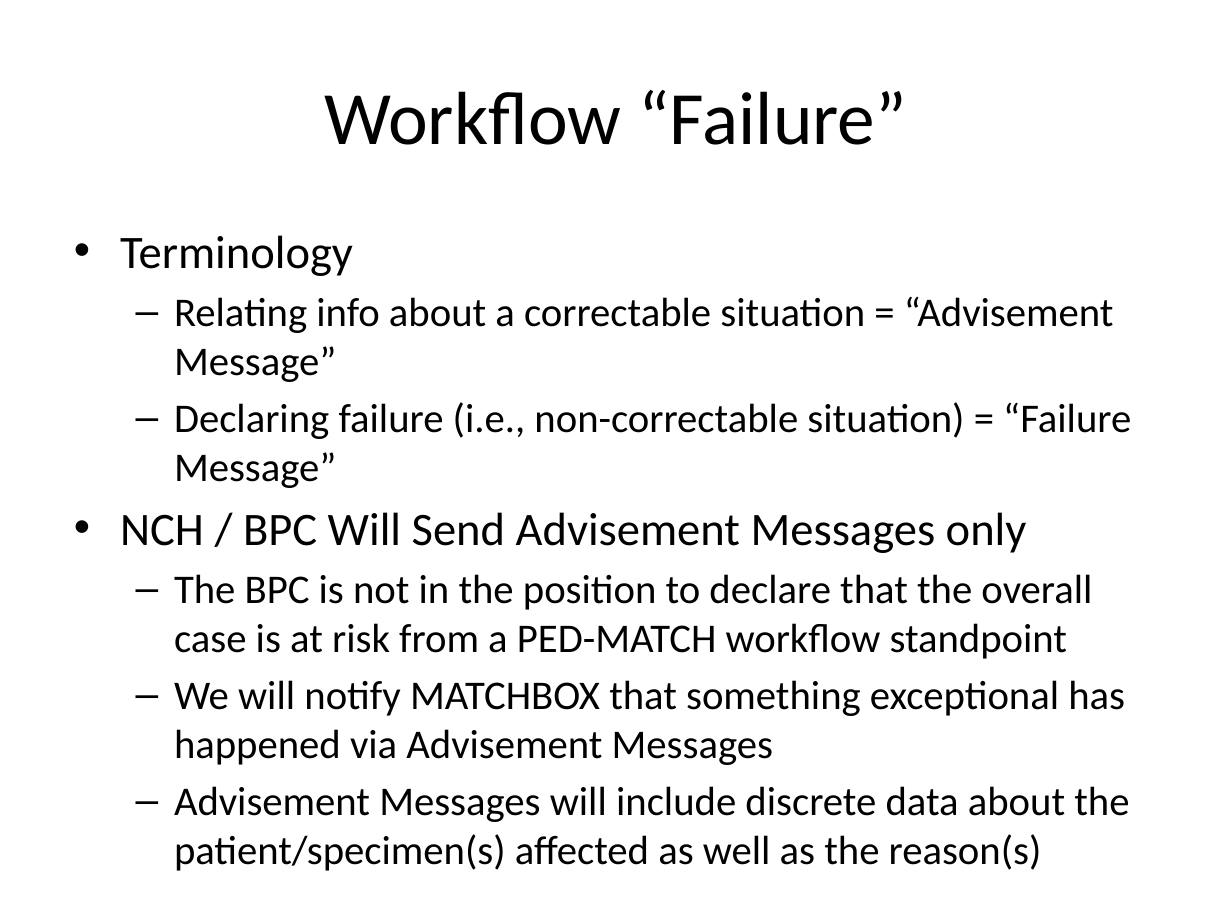
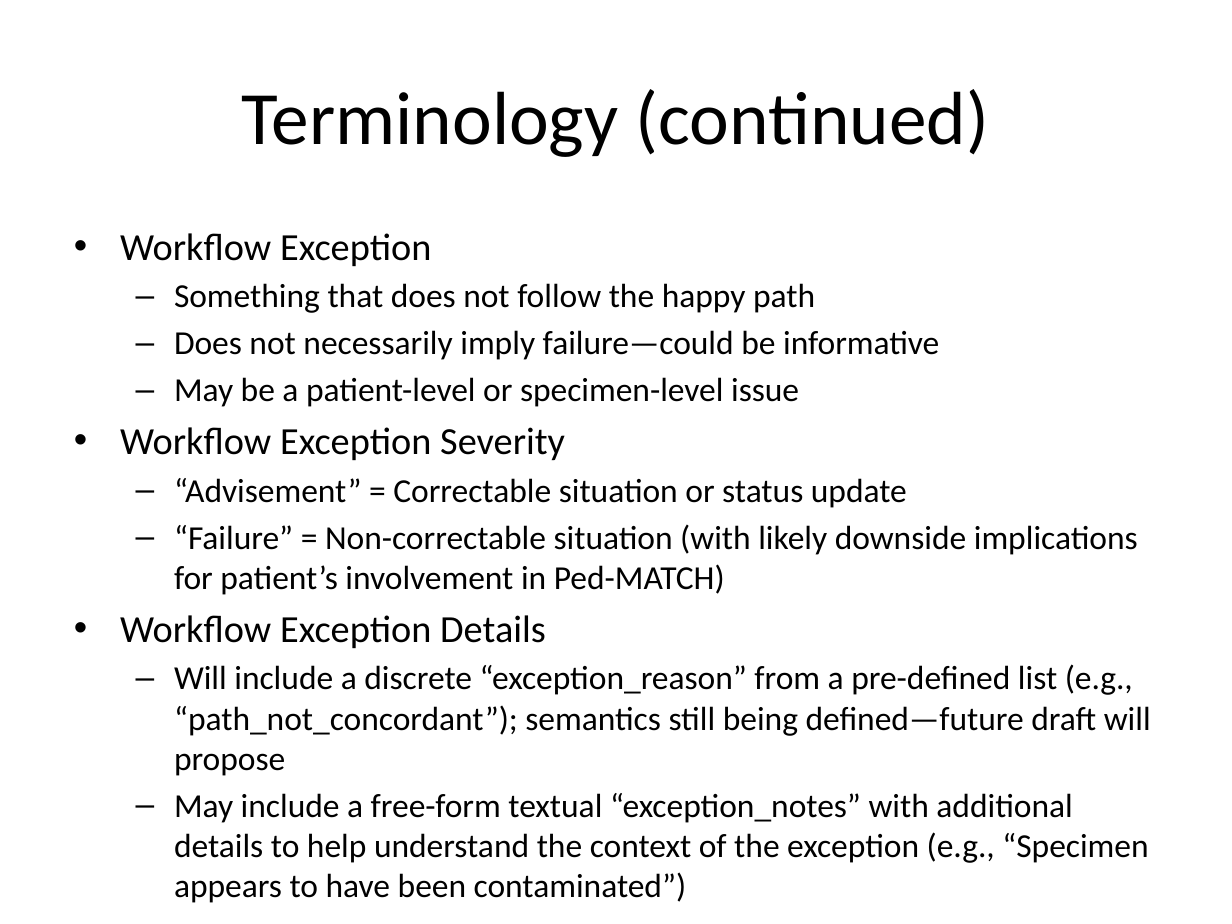
Before and after one commit to NCH-BPC-Informatics/pedmatch-arch-docs, a slide deck: slide 9 of NCH-PEDMATCH - Integration Walkthrough.pptx (slide 10 before the commit). Drawn at 1232x924 pixels with LibreOffice and Linux fonts; fonts in the diff are those of the drawing. Boxes give left, top, right and bottom in pixels: in the first picture for what was removed or moved away, otherwise in the second. Text is boxed around its words. In the diff, an @@ line names an element or a change of style, - is before the commit and + after.

Commit message:
Workflow Exception draft content
Defines initial workflow exception JSON object model; Powerpoint slides for describing failure vs. advisement; Initial exception categories/reasons

```diff
--- a/NCH-PEDMATCH - Integration Walkthrough.pptx
+++ b/NCH-PEDMATCH - Integration Walkthrough.pptx
@@ title at (x1=242, y1=89, x2=988, y2=157): text changed @@
-Workflow “Failure”
+Terminology (continued)
@@ text at (x1=120, y1=233, x2=1151, y2=903): text changed; size 23.8 to 19.6 pt @@
-• Terminology
-  – Relating info about a correctable situation = “Advisement Message”
-  – Declaring failure (i.e., non-correctable situation) = “Failure Message”
-• NCH / BPC Will Send Advisement Messages only
-  – The BPC is not in the position to declare that the overall case is at risk from a PED-MATCH workflow standpoint
-  – We will notify MATCHBOX that something exceptional has happened via Advisement Messages
-  – Advisement Messages will include discrete data about the patient/specimen(s) affected as well as the reason(s)
+• Workflow Exception
+  – Something that does not follow the happy path
+  – Does not necessarily imply failure—could be informative
+  – May be a patient-level or specimen-level issue
+• Workflow Exception Severity
+  – “Advisement” = Correctable situation or status update
+  – “Failure” = Non-correctable situation (with likely downside implications for patient’s involvement in Ped-MATCH)
+• Workflow Exception Details
+  – Will include a discrete “exception_reason” from a pre-defined list (e.g., “path_not_concordant”); semantics still being defined—future draft will propose
+  – May include a free-form textual “exception_notes” with additional details to help understand the context of the exception (e.g., “Specimen appears to have been contaminated”)
```
Also in this commit, not shown: 2 other slides changed, 2 slides added, 1 other file.
